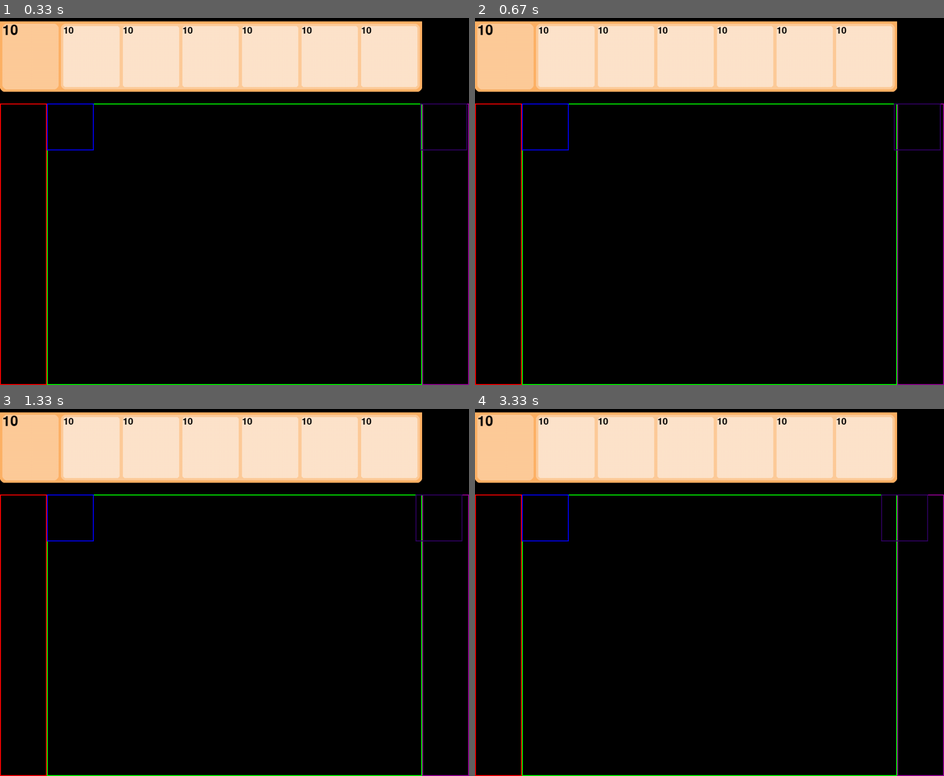
Above: before the commit, frames 1-4 (two rows, left to right).
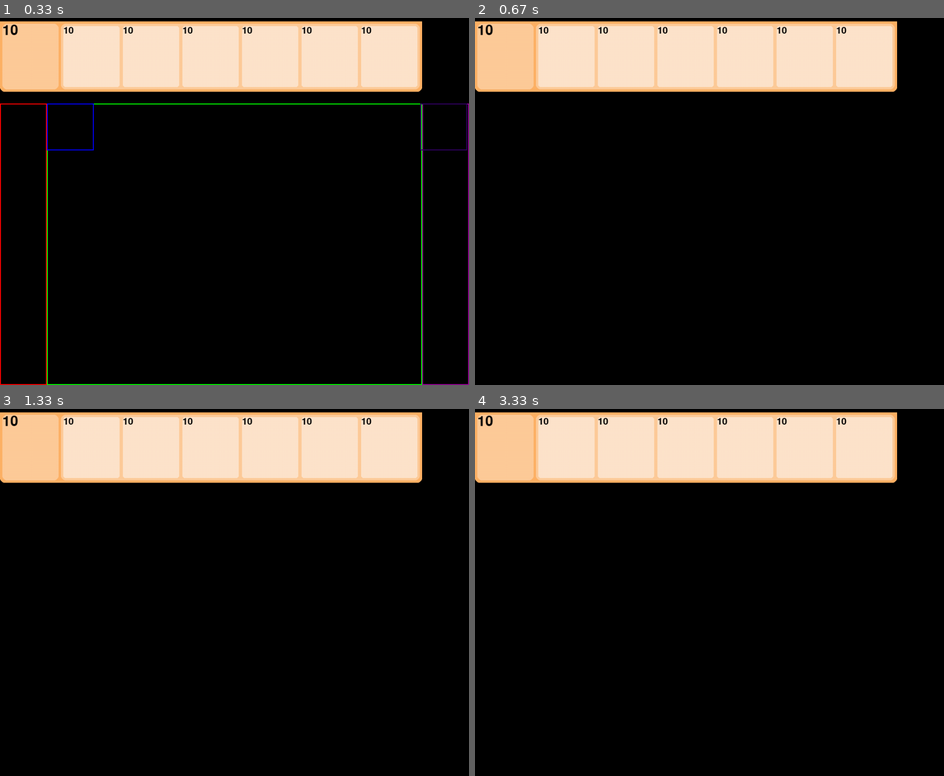
Above: after the commit, the same moments.

Repository: kapusta-gg/pygame_group5
Game: pygame game, started from main.py
Same seed, same stepped clock (60 frames per second), same inputs: the game is played once before the commit and once after it.
Inputs:
- Up to frame 1 (0.33 s): no input
- Up to frame 2 (0.67 s): tap Enter at 0.33 s
- Up to frame 3 (1.33 s): no input
- Up to frame 4 (3.33 s): tap Space at 1.67 s; tap Enter at 3 s

Frame 1 is identical in both runs. In frame 2, 1.7% of the frame differs, in the area x 0-100%, y 23-100%; in frame 3, 1.7%; in frame 4, 1.7%.

Commit message:
Добавлено включение/выключение хитбоксов

Diff:
--- a/main.py
+++ b/main.py
@@ -23,22 +23,25 @@
     clock = pygame.time.Clock()
 
     running = True
+    isShowHitbox = True
     while running:
         # Просматриваем все события
         for event in pygame.event.get():
             if event.type == pygame.QUIT:
                 running = False
+            if event.type == pygame.KEYUP:
+                isShowHitbox = not isShowHitbox
         tick = clock.tick()
         # Логика
         zombie.move(10, tick)
         # Отрисовка объектов
         screen.fill((0, 0, 0))
-        dead_zone.draw(screen)
-        main_zone.draw(screen)
-        spawn_zone.draw(screen)
+        if isShowHitbox:
+            dead_zone.draw(screen)
+            main_zone.draw(screen)
+            spawn_zone.draw(screen)
+            plant.draw(screen)
+            zombie.draw(screen)
         hud.draw(screen)
-
-        plant.draw(screen)
-        zombie.draw(screen)
         # Обновление экрана
         pygame.display.flip()
--- a/models/entities/plants.py
+++ b/models/entities/plants.py
@@ -6,5 +6,6 @@
         self.plant_hitbox = pygame.rect.Rect(x, y, 100, 100)
         self.plant_color = pygame.color.Color((0, 0, 255))
 
-    def draw(self, screen: pygame.Surface):
-        pygame.draw.rect(screen, self.plant_color, self.plant_hitbox, width=2)
+    def draw(self, screen: pygame.Surface, is_hitbox=True):
+        if is_hitbox:
+            pygame.draw.rect(screen, self.plant_color, self.plant_hitbox, width=2)
--- a/models/entities/zombies.py
+++ b/models/entities/zombies.py
@@ -8,10 +8,10 @@
         self.zombie_hitbox = pygame.rect.Rect(self.x, self.y, 100, 100)
         self.zombie_color = pygame.color.Color((51, 0, 102))
 
-    def draw(self, screen: pygame.Surface):
-        pygame.draw.rect(screen, self.zombie_color, self.zombie_hitbox, width=2)
+    def draw(self, screen: pygame.Surface, is_hitbox=True):
+        if is_hitbox:
+            pygame.draw.rect(screen, self.zombie_color, self.zombie_hitbox, width=2)
 
     def move(self, speed, tick):
-        print(self.zombie_hitbox.x, self.zombie_hitbox.y)
         self.x += -speed * tick / 1000
         self.zombie_hitbox = pygame.rect.Rect(int(self.x), self.y, 100, 100)
